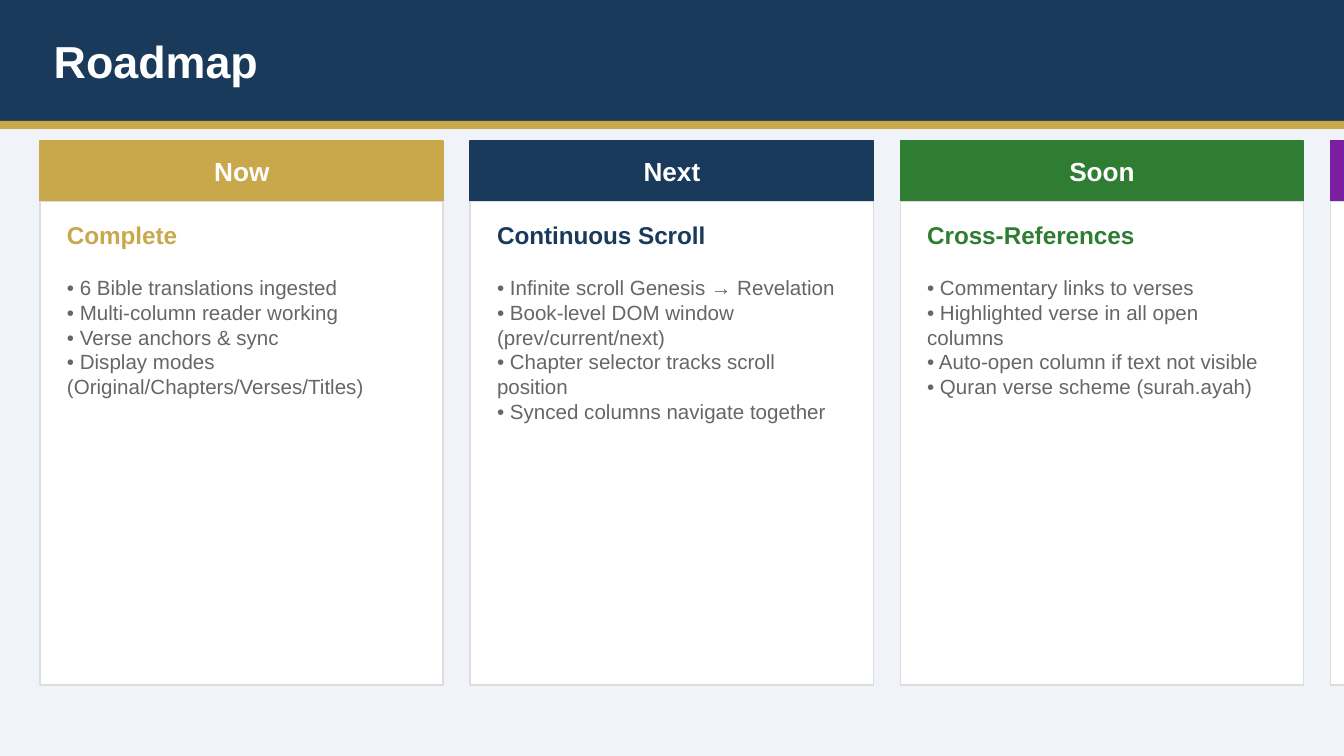
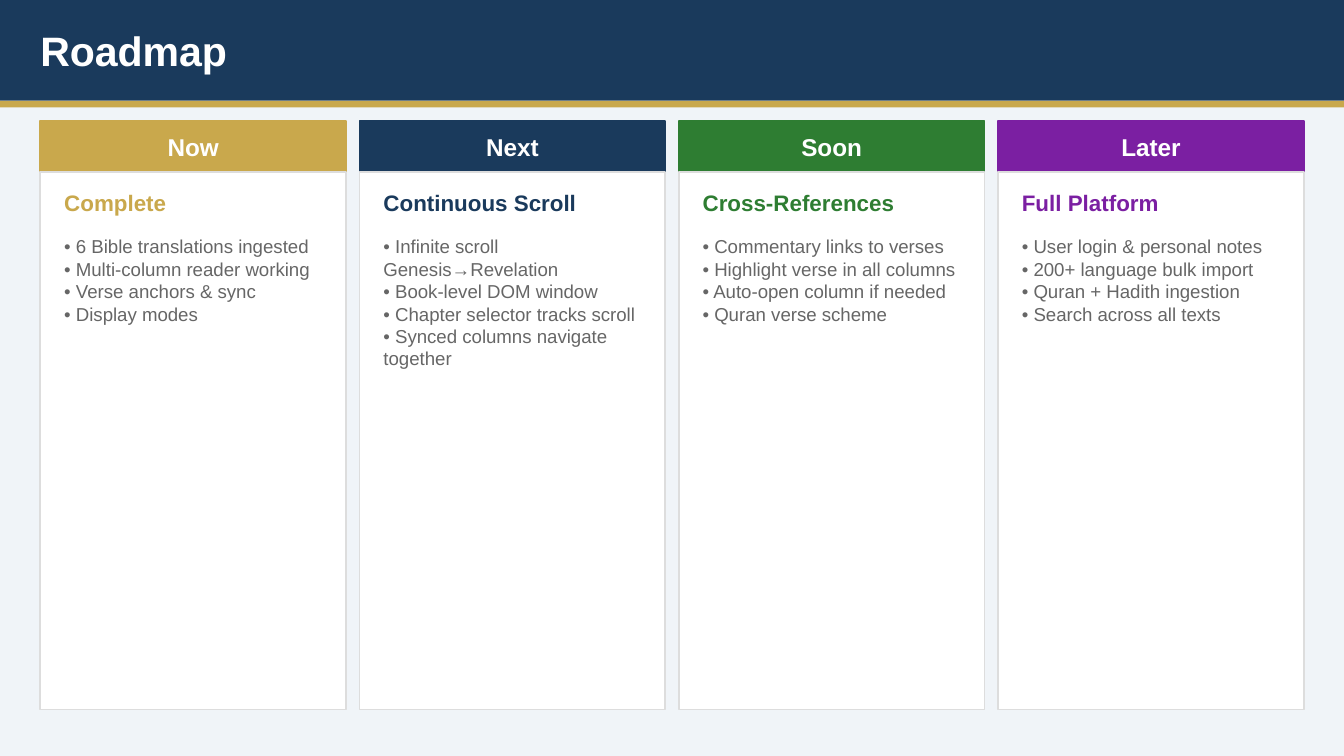
Before and after one commit to christa-claw/religious-texts, a slide deck: slide 6 of docs/religious-texts-overview.pptx. Drawn at 1344x756 pixels with LibreOffice and Linux fonts; fonts in the diff are those of the drawing. Boxes give left, top, right and bottom in pixels: in the first picture for what was removed or moved away, otherwise in the second. Text is boxed around its words. In the diff, an @@ line names an element or a change of style, - is before the commit and + after.

```diff
--- a/docs/religious-texts-overview.pptx
+++ b/docs/religious-texts-overview.pptx
@@ rectangle: place and size @@
-rectangle at (0, 0, 1344, 121)
+rectangle at (0, 0, 1344, 101)
@@ text "Roadmap": place and size @@
-text "Roadmap" at (54, 45, 258, 87)
+text "Roadmap" at (40, 36, 227, 75)
@@ text "Roadmap" at (40, 36, 227, 75): size 24 to 22 pt @@
@@ rectangle: place and size @@
-rectangle at (0, 121, 1344, 129)
+rectangle at (0, 101, 1344, 108)
@@ text "Now": place and size @@
-text "Now" at (214, 163, 269, 181)
+text "Now" at (168, 139, 219, 156)
@@ rectangle: place and size @@
-rectangle at (40, 141, 444, 202)
+rectangle at (40, 121, 345, 172)
@@ text "Next": place and size @@
-text "Next" at (644, 163, 701, 182)
+text "Next" at (486, 139, 538, 157)
@@ rectangle: place and size @@
-rectangle at (470, 141, 874, 202)
+rectangle at (359, 121, 664, 172)
@@ text "Soon": place and size @@
-text "Soon" at (1069, 162, 1134, 182)
+text "Soon" at (801, 139, 861, 157)
@@ rectangle: place and size @@
-rectangle at (900, 141, 1304, 202)
+rectangle at (679, 121, 984, 172)
@@ size 14 to 13 pt in 4 elements at (168, 139, 219, 156), (486, 139, 538, 157), (801, 139, 861, 157), (1121, 139, 1180, 157) @@
@@ text "Later": place and size @@
-text "Later" at (1331, 141, 1344, 202)
+text "Later" at (1121, 139, 1180, 157)
@@ rectangle: place and size @@
-rectangle at (1331, 141, 1344, 202)
+rectangle at (997, 121, 1302, 172)
@@ rectangle: place and size @@
-rectangle at (40, 202, 444, 685)
+rectangle at (40, 172, 345, 710)
@@ text "Complete": place and size @@
-text "Complete" at (67, 226, 177, 249)
+text "Complete" at (64, 195, 166, 216)
@@ rectangle: place and size @@
-rectangle at (470, 202, 874, 685)
+rectangle at (359, 172, 664, 710)
@@ text "Continuous Scroll": place and size @@
-text "Continuous Scroll" at (497, 226, 705, 245)
+text "Continuous Scroll" at (383, 194, 576, 212)
@@ rectangle: place and size @@
-rectangle at (900, 202, 1304, 685)
+rectangle at (679, 172, 984, 710)
@@ size 13 to 12 pt in 3 elements at (64, 195, 166, 216), (383, 194, 576, 212), (703, 195, 894, 212) @@
@@ text "Cross-References": place and size @@
-text "Cross-References" at (927, 226, 1134, 245)
+text "Cross-References" at (703, 195, 894, 212)
@@ rectangle: place and size @@
-rectangle at (1331, 202, 1344, 685)
+rectangle at (997, 172, 1302, 710)
@@ text added at (1022, 194, 1159, 212), 12 pt, text #7B1FA2, bold @@
+Full Platform
@@ text "• 6 Bible translations ingested": place and size @@
-text "• 6 Bible translations ingested" at (67, 280, 363, 399)
+text "• 6 Bible translations ingested" at (76, 239, 310, 325)
@@ text at (76, 239, 310, 302): size 11 to 10 pt in "• 6 Bible translations ingested", "• Multi-column reader working", "• Verse anchors & sync" @@
@@ text "• Infinite scroll Genesis→Revelation": place and size @@
-text "• Infinite scroll Genesis→Revelation" at (497, 280, 834, 423)
+text "• Infinite scroll Genesis→Revelation" at (383, 239, 635, 369)
@@ text at (383, 239, 635, 325): text changed; size 11 to 10 pt @@
-• Infinite scroll Genesis → Revelation
-• Book-level DOM window (prev/current/next)
-• Chapter selector tracks scroll position
+• Infinite scroll Genesis→Revelation
+• Book-level DOM window
+• Chapter selector tracks scroll
@@ text "• Commentary links to verses": place and size @@
-text "• Commentary links to verses" at (927, 280, 1258, 398)
+text "• Commentary links to verses" at (713, 239, 955, 325)
@@ text at (714, 239, 944, 257): size 11 to 10 pt in "• Commentary links to verses" @@
@@ text added at (1034, 239, 1263, 321), 10 pt, text #666666 @@
+• User login & personal notes
+• 200+ language bulk import
+• Quran + Hadith ingestion
+• Search across all texts
@@ text at (713, 262, 955, 325): text changed; size 11 to 10 pt @@
-• Highlighted verse in all open columns
-• Auto-open column if text not visible
-• Quran verse scheme (surah.ayah)
+• Highlight verse in all columns
+• Auto-open column if needed
+• Quran verse scheme
@@ text at (76, 307, 198, 325): text changed; size 11 to 10 pt @@
-• Display modes (Original/Chapters/Verses/Titles)
+• Display modes
@@ text at (383, 329, 607, 369): size 11 to 10 pt in "• Synced columns navigate together" @@
```
Also in this commit, not shown: 6 other slides changed, 5 other files.
